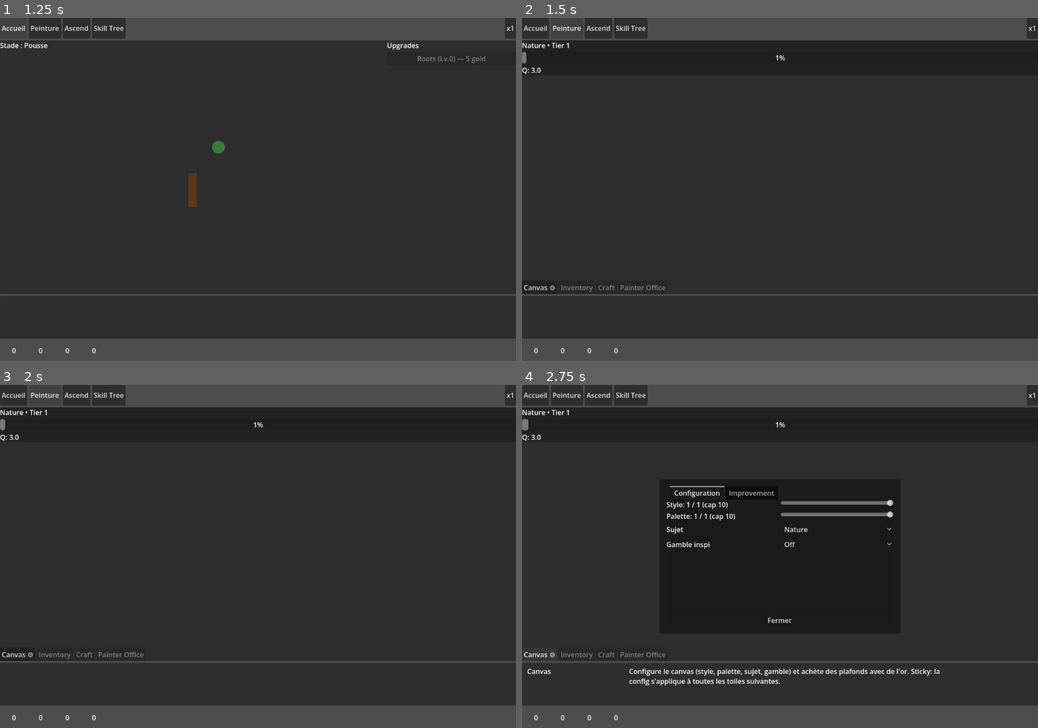
Above: before the commit, frames 1-4 (two rows, left to right).
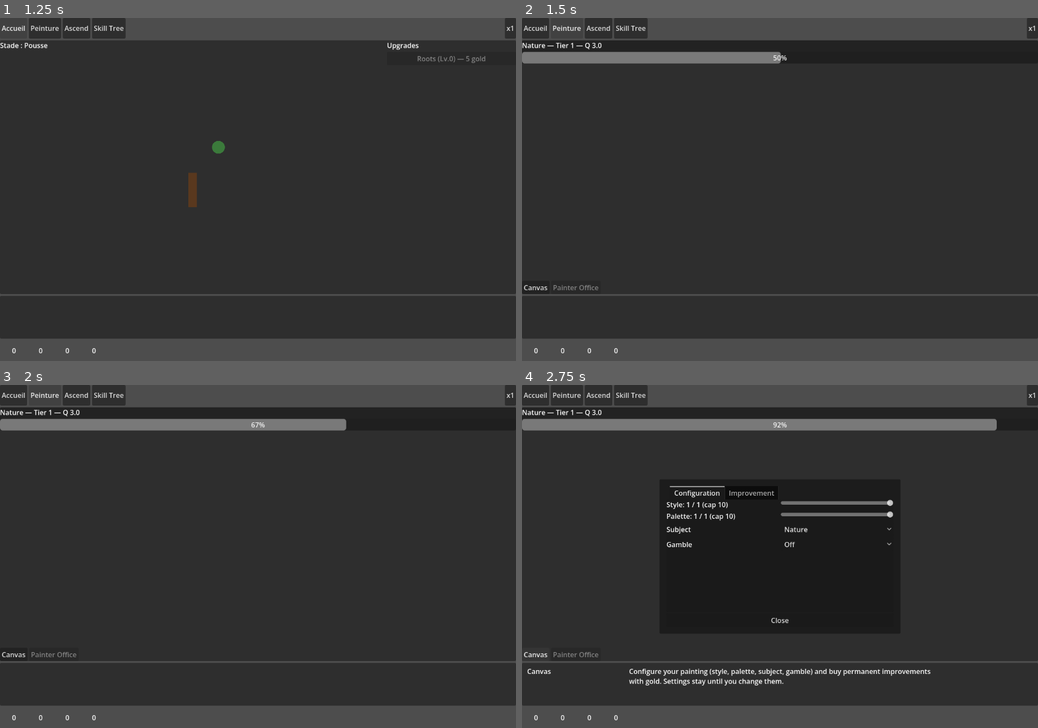
Above: after the commit, the same moments.

Repository: mitoufle/Artdle
Game: Godot game, scene res://Main.tscn
Same seed, same stepped clock (60 frames per second), same inputs: the game is played once before the commit and once after it.
Inputs:
- Up to frame 1 (1.25 s): click "Accueil" at 0.5 s
- Up to frame 2 (1.5 s): click "Peinture" at 1.25 s
- Up to frame 3 (2 s): no input
- Up to frame 4 (2.75 s): click "Canvas ⚙" (after the commit: "Canvas") at 2 s

Frame 1 is identical in both runs. In frame 2, 2.0% of the frame differs, in the area x 0-52%, y 7-80%; in frame 3, 2.6%; in frame 4, 4.4%, in the area x 0-92%, y 7-88%.

Commit message:
Phase F polish: progress bar scale, English text, merged subject label, drop feed names, single Atelier slot
Six regressions fixed:

1. ProgressBar in CanvasSlotCard had default max_value=100 while the
   script wrote a 0..1 ratio → bar showed full at 1% progress. Set
   max_value=1.0 in the .tscn.

2. QualityLabel was a separate label below the progress bar showing
   "Q: 3.0" with no context. Merged into SubjectLabel as
   "Nature — Tier 1 — Q 3.0" on a single line; removed QualityLabel
   from the scene tree.

3. DropFeed labels used 3-char abbreviations and concatenated visually
   in the HBoxContainer ("cou/T1 her" + "bru/T1 ate" → unreadable).
   Replaced with full English names: "Knife T1 (Legacy)" etc. via
   SLOT_NAMES + SET_NAMES dictionaries.

4. All Hoverable bodies + titles in CanvasPopup, CanvasSlotCard, and
   PaintingView translated to English. Wording rewritten player-facing:
   what the thing does, what changes if you interact, no implementation
   jargon. CanvasPopup labels (Style, Palette, Subject, Gamble) and
   buttons (Raise style/palette ceiling +1, Close) and HintInfo all
   translated.

5. PaintingView had 4 buttons (Canvas, Inventory, Craft, Office)
   conflicting with the Atelier spec which calls for a single merged
   panel for inventory + craft + workshop. Removed Inventory and Craft
   buttons; PaintingView now has Canvas + Painter Office only. The
   Atelier plan will add a single "Atelier" button when shipped.

6. Game text was mixed French + English. Now consistently English
   throughout the Canvas UI.

Co-Authored-By: Claude Opus 4.7 <noreply@anthropic.com>

Diff:
--- a/Scenes/CanvasPopup.tscn
+++ b/Scenes/CanvasPopup.tscn
@@ -46,7 +46,7 @@
 [node name="Hoverable" type="Node" parent="MarginContainer/VBoxContainer/Tabs/Configuration/StyleRow/StyleSlider"]
 script = ExtResource("2_hoverable")
 title = "Style"
-body = "Détail du dessin. Plus haut = qualité +1 et temps +1s par cran. Plafond achetable via Improvement; cap dur via Skill Tree (Plafonds de style I-III)."
+body = "How much detail you put into each canvas. Higher style means higher quality, but also takes more time. Drag between 1 and your current ceiling. Buy a higher ceiling in the Improvement tab; the maximum is raised by skill-tree nodes."
 
 [node name="PaletteRow" type="HBoxContainer" parent="MarginContainer/VBoxContainer/Tabs/Configuration"]
 layout_mode = 2
@@ -68,7 +68,7 @@
 [node name="Hoverable" type="Node" parent="MarginContainer/VBoxContainer/Tabs/Configuration/PaletteRow/PaletteSlider"]
 script = ExtResource("2_hoverable")
 title = "Palette"
-body = "Diversité chromatique. Plus haut = qualité +1 par cran (sans coût de temps). Plafond achetable via Improvement; cap dur via Skill Tree."
+body = "How many colors you use. Higher palette adds quality with no extra paint time. Drag between 1 and your current ceiling. Buy a higher ceiling in the Improvement tab; the maximum is raised by skill-tree nodes."
 
 [node name="SubjectRow" type="HBoxContainer" parent="MarginContainer/VBoxContainer/Tabs/Configuration"]
 layout_mode = 2
@@ -76,7 +76,7 @@
 [node name="SubjectLabelHeader" type="Label" parent="MarginContainer/VBoxContainer/Tabs/Configuration/SubjectRow"]
 layout_mode = 2
 size_flags_horizontal = 3
-text = "Sujet"
+text = "Subject"
 
 [node name="SubjectPicker" type="OptionButton" parent="MarginContainer/VBoxContainer/Tabs/Configuration/SubjectRow"]
 custom_minimum_size = Vector2(220, 0)
@@ -85,8 +85,8 @@
 
 [node name="Hoverable" type="Node" parent="MarginContainer/VBoxContainer/Tabs/Configuration/SubjectRow/SubjectPicker"]
 script = ExtResource("2_hoverable")
-title = "Sujet courant"
-body = "Sujet du canvas. Sa maîtrise (10 tiers, courbe 200·2^(T-1) XP) ajoute +1 qualité par tier. Sujets dérivés débloqués quand 2 parents atteignent tier 5."
+title = "Subject"
+body = "What you're painting. Each subject has its own mastery progress that boosts quality on canvases of that subject. Locked subjects appear as ? once you have made enough progress on a parent subject."
 
 [node name="GambleRow" type="HBoxContainer" parent="MarginContainer/VBoxContainer/Tabs/Configuration"]
 layout_mode = 2
@@ -94,7 +94,7 @@
 [node name="GambleLabel" type="Label" parent="MarginContainer/VBoxContainer/Tabs/Configuration/GambleRow"]
 layout_mode = 2
 size_flags_horizontal = 3
-text = "Gamble inspi"
+text = "Gamble"
 
 [node name="GambleLevel" type="OptionButton" parent="MarginContainer/VBoxContainer/Tabs/Configuration/GambleRow"]
 custom_minimum_size = Vector2(220, 0)
@@ -103,8 +103,8 @@
 
 [node name="Hoverable" type="Node" parent="MarginContainer/VBoxContainer/Tabs/Configuration/GambleRow/GambleLevel"]
 script = ExtResource("2_hoverable")
-title = "Gamble inspiration"
-body = "Avant chaque canvas, dépense N inspi. Succès (50% base) → qualité × (1 + log10(N)·0.5). Échec → qualité ÷ 2 (min 1). Off = pas de gamble."
+title = "Gamble"
+body = "Spend inspiration before each canvas to gamble for higher quality. On success, the canvas's quality is multiplied (more inspiration spent, bigger boost). On failure, quality is halved. Off means no gamble."
 
 [node name="Improvement" type="VBoxContainer" parent="MarginContainer/VBoxContainer/Tabs"]
 visible = false
@@ -112,29 +112,29 @@
 
 [node name="BuyStyle" type="Button" parent="MarginContainer/VBoxContainer/Tabs/Improvement"]
 layout_mode = 2
-text = "Style ceiling +1"
+text = "Raise style ceiling +1"
 
 [node name="Hoverable" type="Node" parent="MarginContainer/VBoxContainer/Tabs/Improvement/BuyStyle"]
 script = ExtResource("2_hoverable")
-title = "Plafond de style +1"
-body = "Coût gold = 100·3^(plafond actuel − 1). Limité par le cap Skill Tree (10 baseline, +5 par node Plafond de style)."
+title = "Raise style ceiling"
+body = "Lets you push the style slider one step higher. Costs gold; the price triples each time. The maximum ceiling you can buy is set by your skill-tree style cap."
 
 [node name="BuyPalette" type="Button" parent="MarginContainer/VBoxContainer/Tabs/Improvement"]
 layout_mode = 2
-text = "Palette ceiling +1"
+text = "Raise palette ceiling +1"
 
 [node name="Hoverable" type="Node" parent="MarginContainer/VBoxContainer/Tabs/Improvement/BuyPalette"]
 script = ExtResource("2_hoverable")
-title = "Plafond de palette +1"
-body = "Coût gold = 100·3^(plafond actuel − 1). Limité par le cap Skill Tree (10 baseline, +5 par node Plafond de palette)."
+title = "Raise palette ceiling"
+body = "Lets you push the palette slider one step higher. Costs gold; the price triples each time. The maximum ceiling you can buy is set by your skill-tree palette cap."
 
 [node name="HintInfo" type="Label" parent="MarginContainer/VBoxContainer/Tabs/Improvement"]
 custom_minimum_size = Vector2(500, 0)
 layout_mode = 2
 size_flags_horizontal = 3
-text = "Achète plafonds avec or; sujet hints via skill tree."
+text = "Spend gold to push your style and palette ceilings higher. Subject hints come from the skill tree."
 autowrap_mode = 3
 
 [node name="CloseButton" type="Button" parent="MarginContainer/VBoxContainer"]
 layout_mode = 2
-text = "Fermer"
+text = "Close"
--- a/Scenes/Widgets/CanvasSlotCard.tscn
+++ b/Scenes/Widgets/CanvasSlotCard.tscn
@@ -8,8 +8,8 @@
 
 [node name="Hoverable" type="Node" parent="."]
 script = ExtResource("2_hoverable")
-title = "Slot canvas"
-body = "La toile se peint automatiquement. À la complétion: auto-vente (or + paint mastery), gain de maîtrise du sujet, chance de drop d'item (5% + 0.1%·qualité). Restart immédiat avec la même config sticky."
+title = "Painting in progress"
+body = "The canvas paints automatically. When the bar fills, you earn gold and paint mastery, gain experience on the active subject, and have a small chance to find an item. A new canvas starts immediately with the same configuration."
 
 [node name="VBoxContainer" type="VBoxContainer" parent="." unique_id=1997163346]
 layout_mode = 2
@@ -19,6 +19,5 @@
 
 [node name="Progress" type="ProgressBar" parent="VBoxContainer" unique_id=1714920946]
 layout_mode = 2
-
-[node name="QualityLabel" type="Label" parent="VBoxContainer" unique_id=835575376]
-layout_mode = 2
+max_value = 1.0
+step = 0.01
--- a/scripts/ui/views/PaintingView.gd
+++ b/scripts/ui/views/PaintingView.gd
@@ -3,16 +3,15 @@
 const CanvasSlotCardScene = preload("res://Scenes/Widgets/CanvasSlotCard.tscn")
 
 @export var canvas_popup_scene: PackedScene
-@export var inventory_popup_scene: PackedScene
-@export var craft_popup_scene: PackedScene
 @export var painter_office_popup_scene: PackedScene
 
 @onready var _slot_list: VBoxContainer = $VBoxContainer/ScrollContainer/SlotList
 @onready var _drops: DropFeed = $VBoxContainer/Drops
 @onready var btn_canvas: Button = $VBoxContainer/ButtonsRow/BtnCanvas
-@onready var btn_inventory: Button = $VBoxContainer/ButtonsRow/BtnInventory
-@onready var btn_craft: Button = $VBoxContainer/ButtonsRow/BtnCraft
 @onready var btn_office: Button = $VBoxContainer/ButtonsRow/BtnOffice
+
+# Inventory + Craft buttons removed: the Atelier plan will replace them with
+# a single merged Atelier panel (per spec 2026-04-25-atelier-design §2).
 
 var _cards: Array = []
 
@@ -20,8 +19,6 @@
     GameState.slots.drop_rolled.connect(_drops.add_drop)
     GameState.skill_tree.node_unlocked.connect(func(_id): _refresh_cards())
     btn_canvas.pressed.connect(func(): _open_popup(canvas_popup_scene))
-    btn_inventory.pressed.connect(func(): _open_popup(inventory_popup_scene, "inventory"))
-    btn_craft.pressed.connect(func(): _open_popup(craft_popup_scene, "workshop"))
     btn_office.pressed.connect(func(): _open_popup(painter_office_popup_scene, "painter_office"))
 
 func _initialize_ui() -> void:
@@ -43,10 +40,7 @@
         _cards.append(card)
 
 func _refresh_buttons() -> void:
-    # Canvas is always available — it's the central mechanic.
     btn_canvas.disabled = false
-    btn_inventory.disabled = not GameState.is_active("inventory")
-    btn_craft.disabled = not GameState.is_active("workshop")
     btn_office.disabled = not GameState.is_active("painter_office")
 
 func _open_popup(scene: PackedScene, required_mechanic: String = "") -> void:
--- a/scripts/ui/widgets/CanvasSlotCard.gd
+++ b/scripts/ui/widgets/CanvasSlotCard.gd
@@ -1,13 +1,16 @@
 class_name CanvasSlotCard
 extends PanelContainer
+
 @onready var _subject_label: Label = $VBoxContainer/SubjectLabel
 @onready var _progress: ProgressBar = $VBoxContainer/Progress
-@onready var _quality_label: Label = $VBoxContainer/QualityLabel
+
 var slot_index: int = -1
 var canvas: Canvas = null
+
 func bind(idx: int, c: Canvas) -> void:
 	slot_index = idx
 	canvas = c
+
 func _process(_delta: float) -> void:
 	if canvas == null:
 		return
@@ -15,7 +18,6 @@
 		_progress.value = canvas.progress_seconds / canvas.paint_time
 	else:
 		_progress.value = 0.0
-	_quality_label.text = "Q: %.1f" % canvas.quality
 	var subject_id: String = String(canvas.get_meta("subject_id", "—"))
 	var subject_name: String = String(Subjects.get_subject(subject_id).get("name", subject_id))
-	_subject_label.text = "%s • Tier %d" % [subject_name, int(canvas.get_meta("tier", 1))]
+	_subject_label.text = "%s — Tier %d — Q %.1f" % [subject_name, int(canvas.get_meta("tier", 1)), canvas.quality]
--- a/scripts/ui/widgets/DropFeed.gd
+++ b/scripts/ui/widgets/DropFeed.gd
@@ -3,13 +3,36 @@
 
 const MAX_DROPS: int = 5
 
+const SLOT_NAMES: Dictionary = {
+    "brush": "Brush",
+    "palette_item": "Palette",
+    "chapeau": "Hat",
+    "blouse": "Smock",
+    "gants": "Gloves",
+    "chevalet": "Easel",
+    "couteau": "Knife",
+    "broche": "Brooch",
+}
+
+const SET_NAMES: Dictionary = {
+    "risque_tout": "Risk-Taker",
+    "maitre": "Master",
+    "rendement": "Yield",
+    "erudit": "Scholar",
+    "atelier_prolifique": "Prolific Studio",
+    "heritage": "Legacy",
+}
+
 func add_drop(payload: Dictionary) -> void:
-    var label := Label.new()
-    var slot: String = String(payload.get("slot_type", "?"))
+    var slot_id: String = String(payload.get("slot_type", "?"))
     var set_id: String = String(payload.get("set_id", ""))
     var tier: int = int(payload.get("tier", 1))
-    var set_suffix: String = (" " + set_id.substr(0, 3)) if set_id != "" else ""
-    label.text = "%s/T%d%s" % [slot.substr(0, 3), tier, set_suffix]
+    var slot_name: String = String(SLOT_NAMES.get(slot_id, slot_id))
+    var set_suffix: String = ""
+    if set_id != "":
+        set_suffix = " (%s)" % String(SET_NAMES.get(set_id, set_id))
+    var label := Label.new()
+    label.text = "%s T%d%s" % [slot_name, tier, set_suffix]
     add_child(label)
     while get_child_count() > MAX_DROPS:
         var oldest := get_child(0)
--- a/views/PaintingView.tscn
+++ b/views/PaintingView.tscn
@@ -1,12 +1,10 @@
-[gd_scene load_steps=8 format=3 uid="uid://dcm3fck3p2gj7"]
+[gd_scene load_steps=5 format=3 uid="uid://dcm3fck3p2gj7"]
 
 [ext_resource type="Script" path="res://scripts/ui/views/PaintingView.gd" id="1_painting"]
 [ext_resource type="PackedScene" path="res://Scenes/CanvasPopup.tscn" id="2_canvas_popup"]
-[ext_resource type="PackedScene" path="res://Scenes/InventoryPopup.tscn" id="3_inventory_popup"]
-[ext_resource type="PackedScene" path="res://Scenes/CraftPopup.tscn" id="4_craft_popup"]
-[ext_resource type="PackedScene" path="res://Scenes/PainterOfficePopup.tscn" id="5_office_popup"]
-[ext_resource type="PackedScene" path="res://Scenes/Widgets/DropFeed.tscn" id="6_drop_feed"]
-[ext_resource type="Script" path="res://scripts/ui/widgets/Hoverable.gd" id="7_hoverable"]
+[ext_resource type="PackedScene" path="res://Scenes/PainterOfficePopup.tscn" id="3_office_popup"]
+[ext_resource type="PackedScene" path="res://Scenes/Widgets/DropFeed.tscn" id="4_drop_feed"]
+[ext_resource type="Script" path="res://scripts/ui/widgets/Hoverable.gd" id="5_hoverable"]
 
 [node name="PaintingView" type="Control"]
 layout_mode = 3
@@ -17,9 +15,7 @@
 grow_vertical = 2
 script = ExtResource("1_painting")
 canvas_popup_scene = ExtResource("2_canvas_popup")
-inventory_popup_scene = ExtResource("3_inventory_popup")
-craft_popup_scene = ExtResource("4_craft_popup")
-painter_office_popup_scene = ExtResource("5_office_popup")
+painter_office_popup_scene = ExtResource("3_office_popup")
 
 [node name="VBoxContainer" type="VBoxContainer" parent="."]
 layout_mode = 1
@@ -45,36 +41,18 @@
 
 [node name="BtnCanvas" type="Button" parent="VBoxContainer/ButtonsRow"]
 layout_mode = 2
-text = "Canvas ⚙"
+text = "Canvas"
 
 [node name="Hoverable" type="Node" parent="VBoxContainer/ButtonsRow/BtnCanvas"]
-script = ExtResource("7_hoverable")
+script = ExtResource("5_hoverable")
 title = "Canvas"
-body = "Configure le canvas (style, palette, sujet, gamble) et achète des plafonds avec de l'or. Sticky: la config s'applique à toutes les toiles suivantes."
-
-[node name="BtnInventory" type="Button" parent="VBoxContainer/ButtonsRow"]
-layout_mode = 2
-text = "Inventory"
-
-[node name="Hoverable" type="Node" parent="VBoxContainer/ButtonsRow/BtnInventory"]
-script = ExtResource("7_hoverable")
-title = "Inventaire"
-body = "Voir et équiper tes items. Débloqué quand le sub-mechanic Inventaire est actif."
-
-[node name="BtnCraft" type="Button" parent="VBoxContainer/ButtonsRow"]
-layout_mode = 2
-text = "Craft"
-
-[node name="Hoverable" type="Node" parent="VBoxContainer/ButtonsRow/BtnCraft"]
-script = ExtResource("7_hoverable")
-title = "Craft"
-body = "Crée des items via gold. Débloqué via le sub-mechanic Workshop."
+body = "Configure your painting (style, palette, subject, gamble) and buy permanent improvements with gold. Settings stay until you change them."
 
 [node name="BtnOffice" type="Button" parent="VBoxContainer/ButtonsRow"]
 layout_mode = 2
 text = "Painter Office"
 
 [node name="Hoverable" type="Node" parent="VBoxContainer/ButtonsRow/BtnOffice"]
-script = ExtResource("7_hoverable")
+script = ExtResource("5_hoverable")
 title = "Painter Office"
-body = "Embauche des workers. Chaque worker ajoute +1 slot canvas parallèle."
+body = "Hire workers. Each worker paints an additional canvas in parallel."
Not shown: 1 places in views/PaintingView.tscn that only renumber resources
